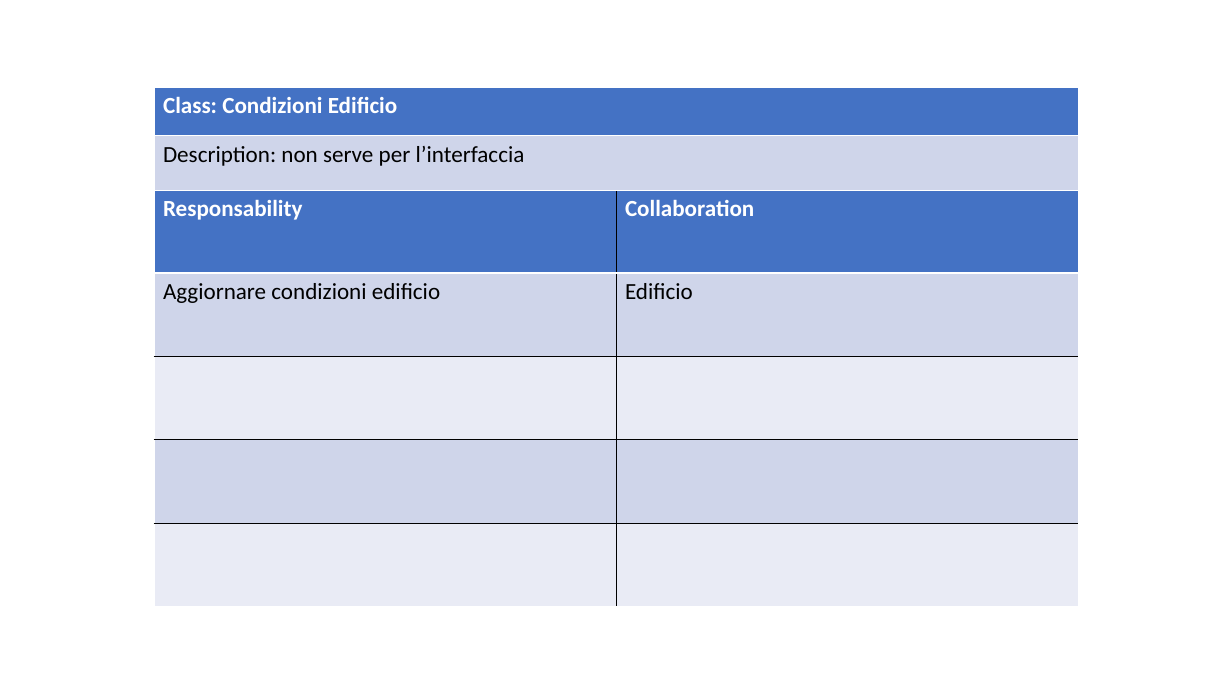
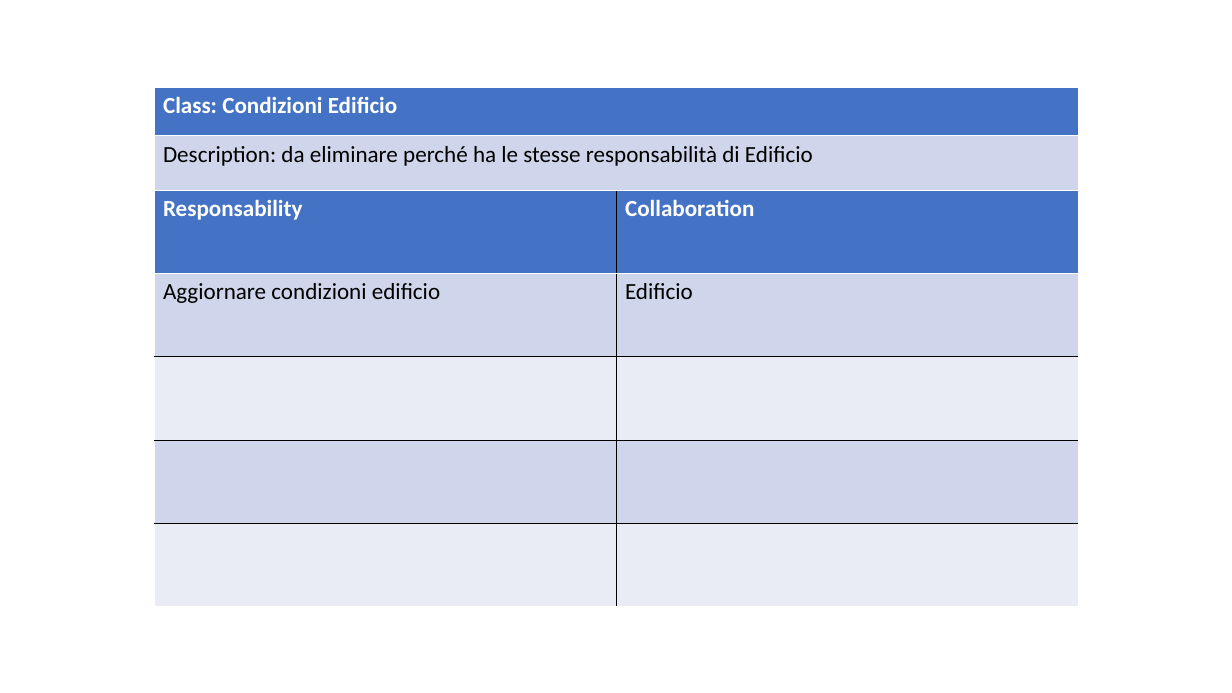
Before and after one commit to ecorradini/ProgettoIDS, a slide deck: slide 7 of AnalisiRequisiti/CRC/UT4/CRC_UT4.ppt. Drawn at 1232x693 pixels with LibreOffice and Linux fonts; fonts in the diff are those of the drawing. Boxes give left, top, right and bottom in pixels: in the first picture for what was removed or moved away, otherwise in the second. Text is boxed around its words. In the diff, an @@ line names an element or a change of style, - is before the commit and + after.

```diff
--- a/AnalisiRequisiti/CRC/UT4/CRC_UT4.ppt
+++ b/AnalisiRequisiti/CRC/UT4/CRC_UT4.ppt
@@ table at bbox=[154, 87, 1078, 190] @@
-row 2, column 1: Description: non serve per l’interfaccia
+row 2, column 1: Description: da eliminare perché ha le stesse responsabilità di Edificio
@@ line spacing 1 to 0.98 @@
@@ borders changed @@
```
Also in this commit, not shown: 9 other slides changed, 1 other file.
